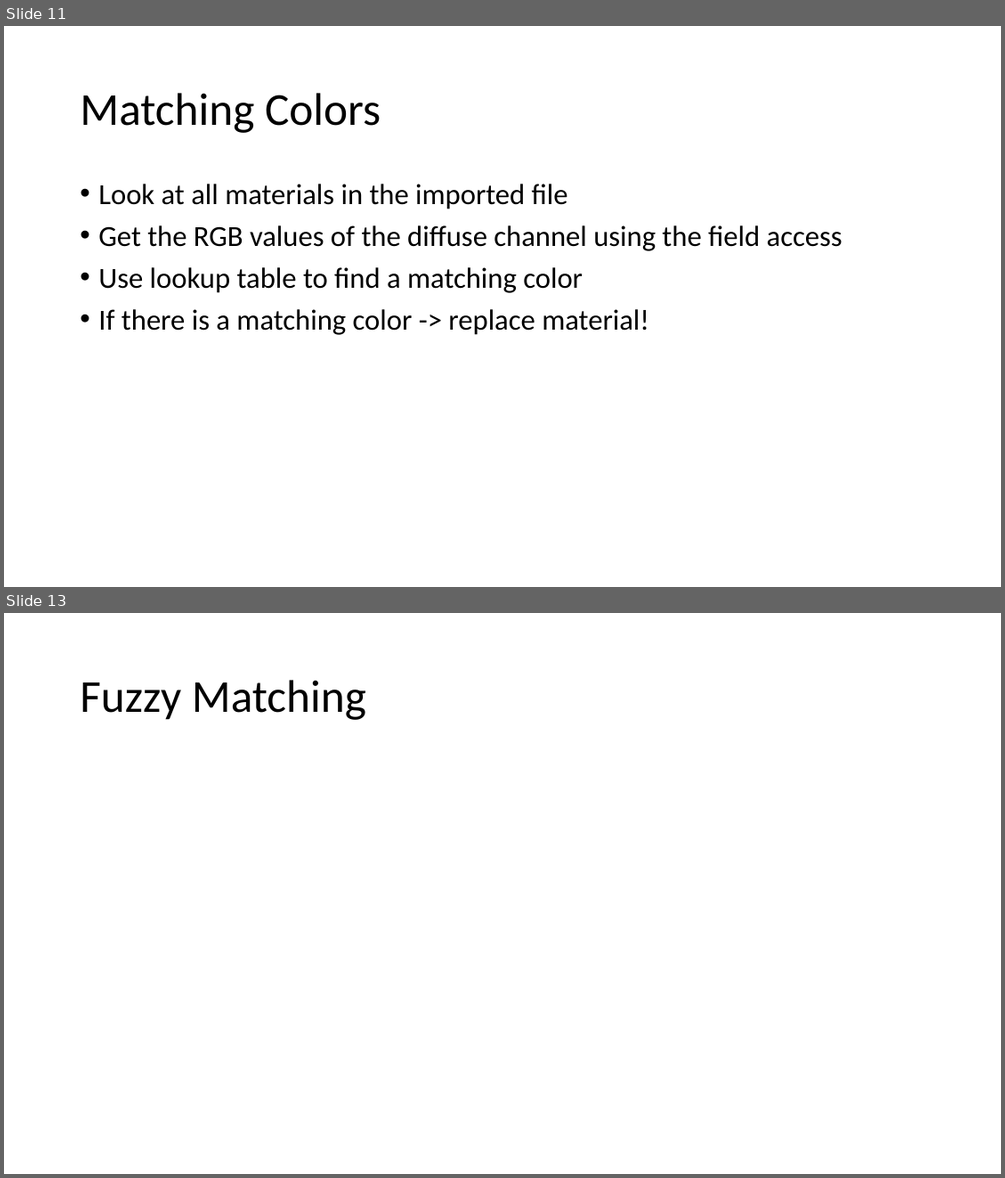
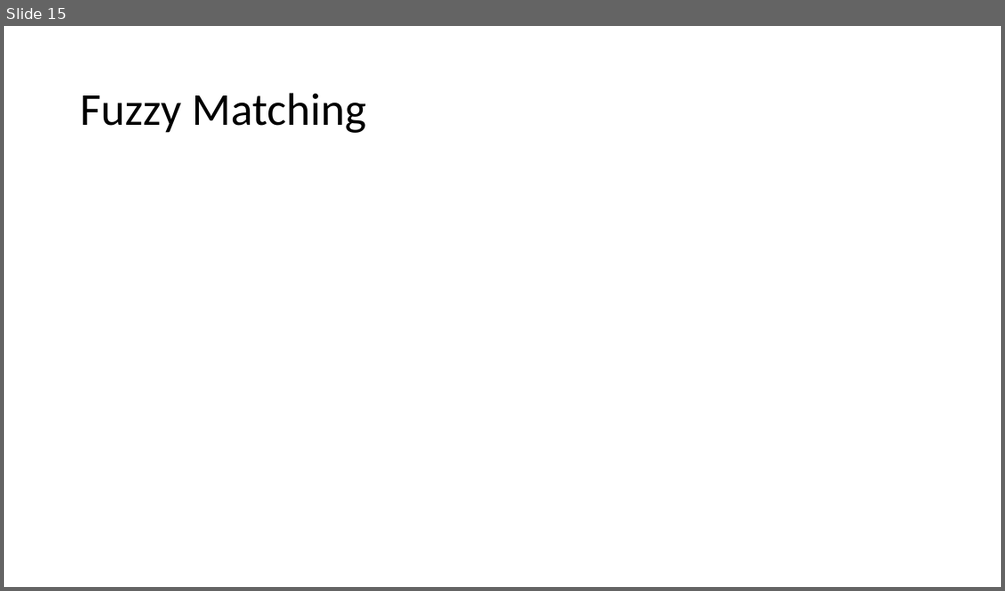
Before and after one commit to ideenkultivierung/alias-days-shader-pipeline, a slide deck: presentation/Python based Shaderpipeline in VRED.pptx. Shown one above the other, each under a label of ours: slides 11 and 13 before the commit, slide 15 after it; the slides between them are not shown. The pictures are 1005x1178 and 1005x591 pixels, drawn with LibreOffice and Linux fonts; fonts in the diff are those of the drawing; background and template pictures are left out. Boxes give left, top, right and bottom in pixels: in the first picture for what was removed or moved away, otherwise in the second. Text is boxed around its words. In the diff, an @@ line names an element or a change of style, - is before the commit and + after.

Commit message:
presentation

```diff
--- a/presentation/Python based Shaderpipeline in VRED.pptx
+++ b/presentation/Python based Shaderpipeline in VRED.pptx
@@ slide 11 removed at (4,26,1001,587), background #FFFFFF @@
@@ title removed at (80,93,380,133) @@
-Matching Colors
@@ text removed at (98,184,842,335) @@
-• Look at all materials in the imported file
-• Get the RGB values of the diffuse channel using the field access
-• Use lookup table to find a matching color
-• If there is a matching color -> replace material!
@@ what was slide 13 is now slide 15 @@
```
Also in this commit, not shown: 7 slides added, 2 other slides removed, 6 other files.
